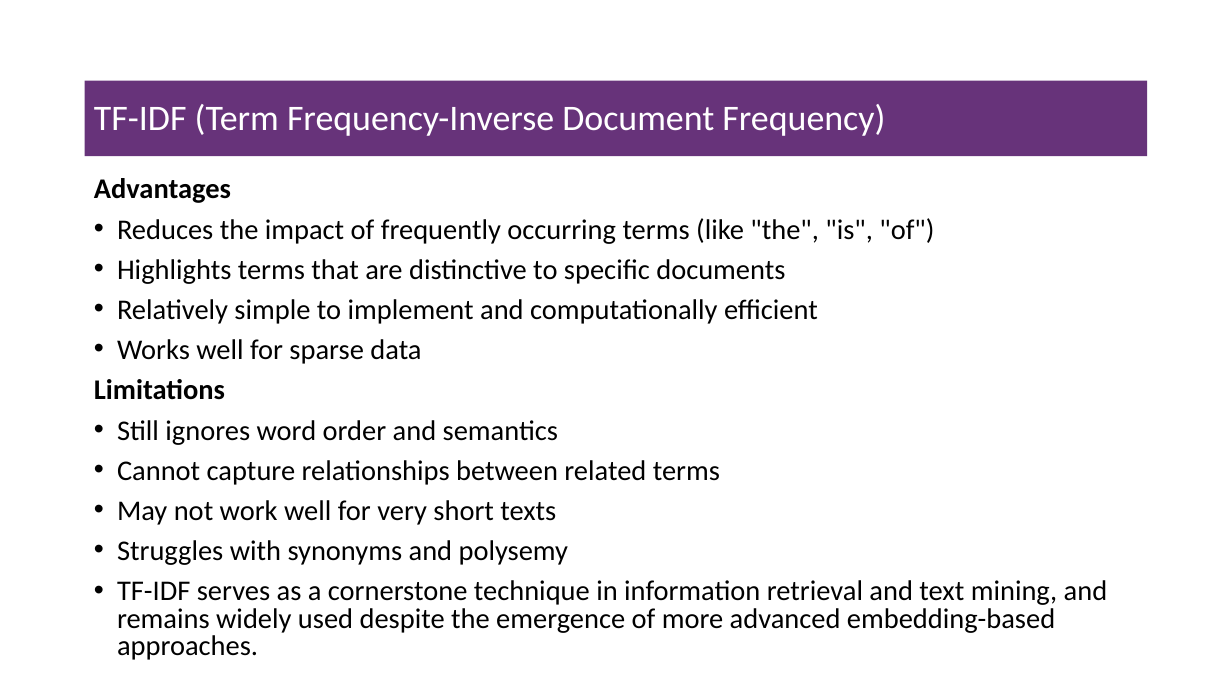
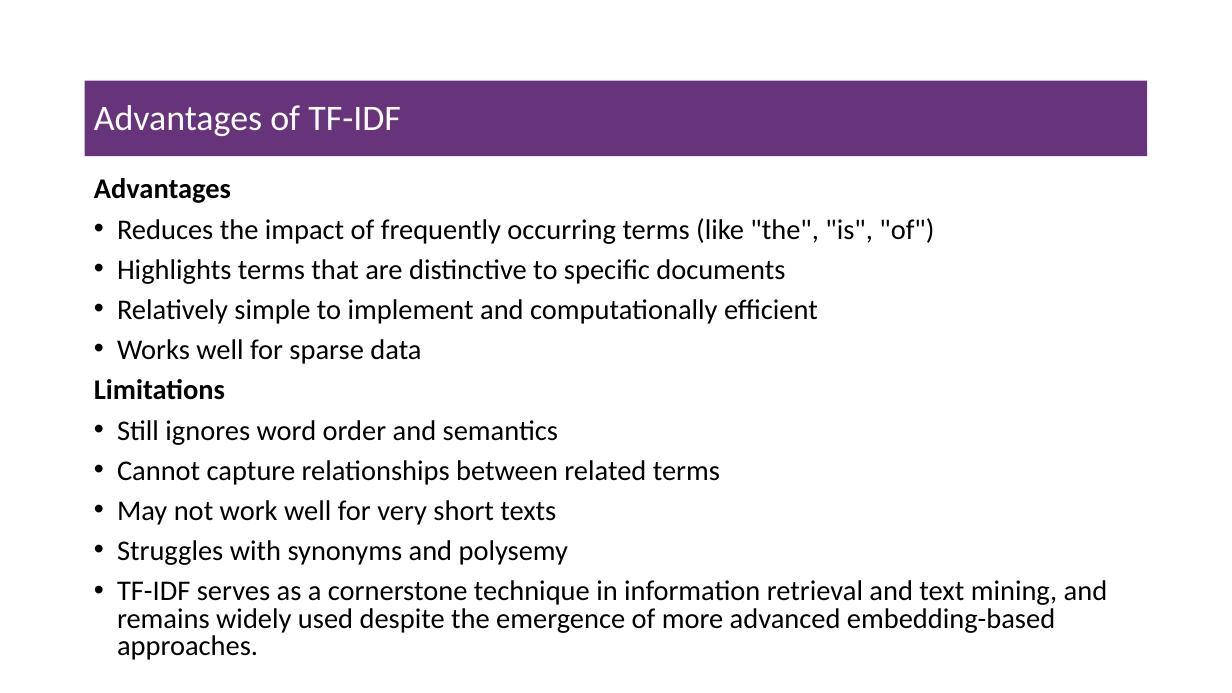
Before and after one commit to msfasha/307307-BI-Methods, a slide deck: slide 23 of 20242-NLP-LLM/lecture notes/Part 1 - Introduction to NLP/1.1-introduction to NLP.pptx (slide 22 before the commit). Drawn at 1232x693 pixels with LibreOffice and Linux fonts; fonts in the diff are those of the drawing; background and template pictures are left out. Boxes give left, top, right and bottom in pixels: in the first picture for what was removed or moved away, otherwise in the second. Text is boxed around its words. In the diff, an @@ line names an element or a change of style, - is before the commit and + after.

```diff
--- a/20242-NLP-LLM/lecture notes/Part 1 - Introduction to NLP/1.1-introduction to NLP.pptx
+++ b/20242-NLP-LLM/lecture notes/Part 1 - Introduction to NLP/1.1-introduction to NLP.pptx
@@ title at (94, 105, 401, 136): text changed @@
-TF-IDF (Term Frequency-Inverse Document Frequency)
+Advantages of TF-IDF
```
Also in this commit, not shown: 18 other slides changed, 1 slide added, 1 other file.
